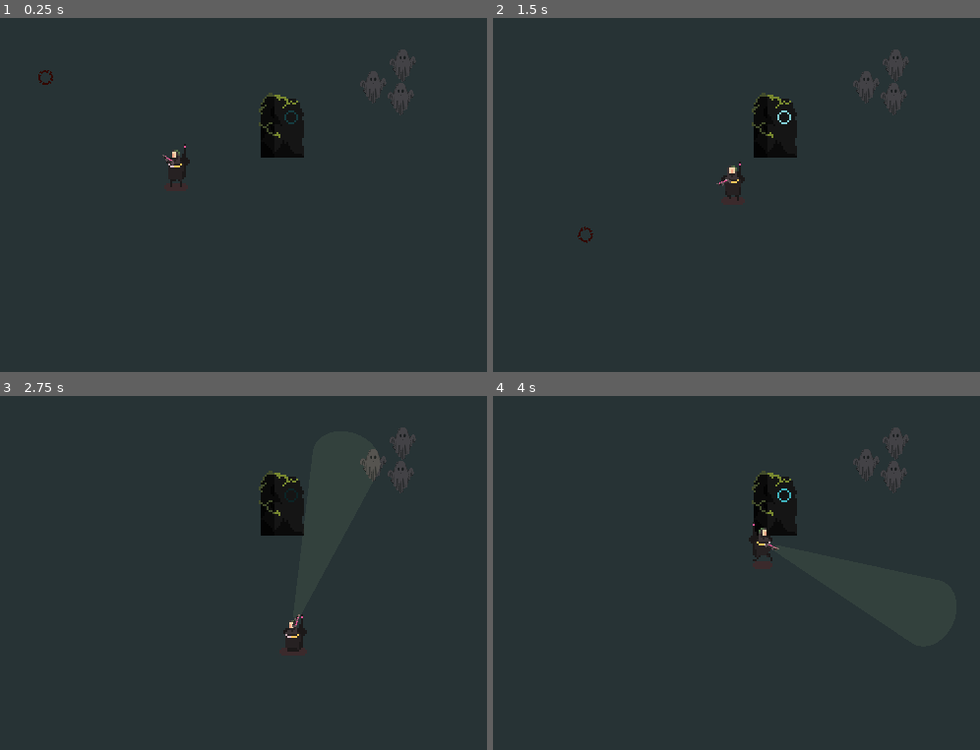
Above: before the commit, frames 1-4 (two rows, left to right).
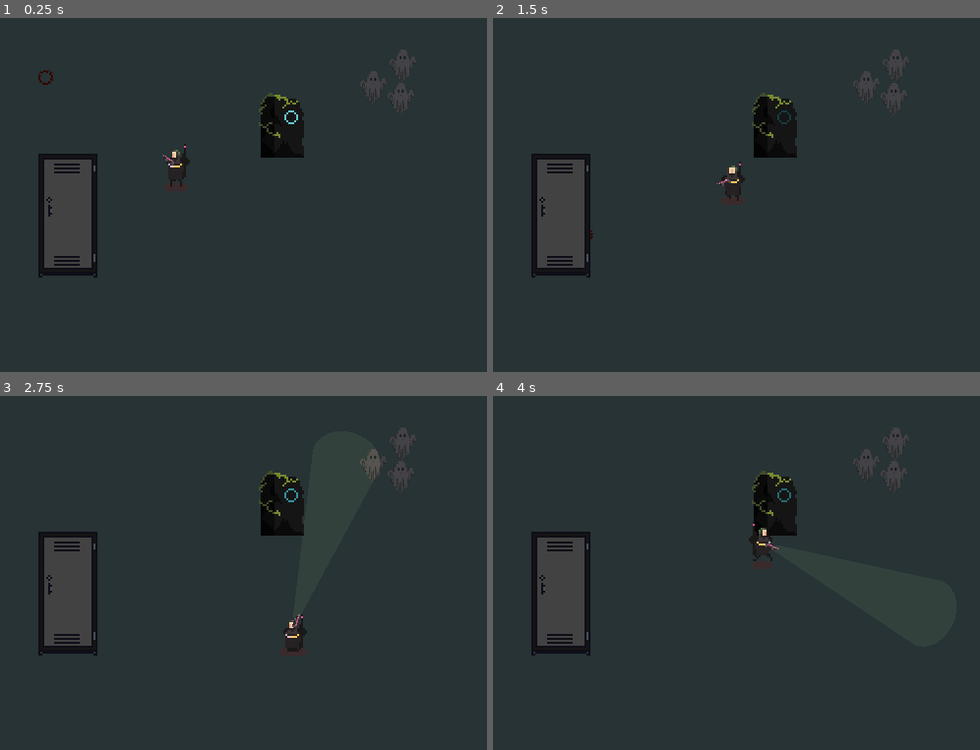
Above: after the commit, the same moments.

Repository: SeanTSinclair/Asylum
Game: Godot game, scene res://World.tscn
The game is run twice, just before and just after one commit, with the same random seed, the same clock (stepped at 60 frames per second) and the same inputs.
Inputs (mouse positions are in pixels of both pictures, inside the frame that each line leads up to):
- Up to frame 1 (0.25 s): no input
- Up to frame 2 (1.5 s): move the mouse to (902, 177) at 0.52 s; press the mouse at (902, 177) at 0.53 s; hold D (move_right) 0.53-1.28 s; move the mouse to (639, 212) at 1.27 s; release the mouse at (639, 212) at 1.28 s; hold S (move_down) from 1.28 s (still down); click (639, 212) at 1.35 s
- Up to frame 3 (2.75 s): move the mouse to (336, 495) at 2.02 s; release S (move_down) at 2.03 s; press the mouse at (336, 495) at 2.03 s; hold D (move_right) from 2.03 s (still down)
- Up to frame 4 (4 s): move the mouse to (731, 643) at 2.77 s; release D (move_right) at 2.78 s; release the mouse at (731, 643) at 2.78 s; hold W (move_up) 2.78-3.53 s; click (731, 643) at 2.85 s; move the mouse to (955, 626) at 3.52 s; press the mouse at (955, 626) at 3.53 s; hold A (move_left) from 3.53 s (still down)

The runs differ from the first frame. In frame 1, 4.2% of the frame differs, in the area x 7-62%, y 26-74%; in frame 2, 4.2%; in frame 3, 4.2%; in frame 4, 4.2%.

Commit message:
Added interaction system with a simple locker sprite to start with, will eventually be used to hide the player while in the hide state

Diff:
--- /dev/null
+++ b/Common/InteractionIcon.tscn
@@ -0,0 +1,6 @@
+[gd_scene load_steps=2 format=2]
+
+[ext_resource path="res://Common/Interaction.png" type="Texture" id=1]
+
+[node name="Sprite" type="Sprite"]
+texture = ExtResource( 1 )
--- /dev/null
+++ b/Objects/Locker.tscn
@@ -0,0 +1,20 @@
+[gd_scene load_steps=3 format=2]
+
+[ext_resource path="res://Objects/Locker.png" type="Texture" id=1]
+
+[sub_resource type="RectangleShape2D" id=1]
+extents = Vector2( 15, 31.5 )
+
+[node name="Locker" type="Area2D"]
+collision_layer = 33
+
+[node name="Sprite" type="Sprite" parent="."]
+modulate = Color( 0.458824, 0.458824, 0.458824, 1 )
+texture = ExtResource( 1 )
+
+[node name="CollisionShape2D" type="CollisionShape2D" parent="."]
+position = Vector2( 0, 0.5 )
+shape = SubResource( 1 )
+
+[node name="InteractionIconPosition" type="Position2D" parent="."]
+position = Vector2( 0, -40 )
--- /dev/null
+++ b/Player/InteractionController.gd
@@ -0,0 +1,40 @@
+extends Area2D
+
+onready var interaction_icon_instance = preload("res://Common/InteractionIcon.tscn")
+var interactables_in_range : Array = []
+var current_icon = null
+
+func _ready():
+	var check_timer = get_tree().create_timer(.2)
+	check_timer.connect("timeout", self, "update_interaction_icon")
+
+func update_interaction_icon():
+	if interactables_in_range.size() != 0:
+		var closest = get_nearest_interactable()
+		var position = closest.get_node("InteractionIconPosition").global_position
+		if position == null:
+			printerr("InteractionIconPosition node not present on " + closest.name)
+			return
+		current_icon = interaction_icon_instance.instance()
+		current_icon.global_position = position
+		get_tree().current_scene.add_child(current_icon)
+	elif current_icon != null:
+		current_icon.queue_free()
+		current_icon = null
+
+func get_nearest_interactable():
+		var closest = null
+		for interactable in interactables_in_range:
+			if closest == null:
+				closest = interactable
+			elif global_position.distance_to(interactable.global_position) < global_position.distance_to(closest.global_position):
+				closest = interactable
+		return closest
+
+func _on_InteractionController_area_entered(area):
+	interactables_in_range.append(area)
+	update_interaction_icon()
+
+func _on_InteractionController_area_exited(area):
+	interactables_in_range.remove(interactables_in_range.find(area))
+	update_interaction_icon()
--- a/Player/Player.gd
+++ b/Player/Player.gd
@@ -9,7 +9,7 @@
 onready var animation_state = animator.get("parameters/playback")
 
 var velocity : Vector2 = Vector2.ZERO
-var flashlight_direction : Vector2 = Vector2.DOWN
+var hiding : bool = false
 
 func _ready():
 	animator.active = true
@@ -27,7 +27,6 @@
 		sprite.flip_h = true
 		flashlight_sprite.flip_v = false
 
-
 func calculate_movement(input_vector, speed, stats, delta):
 	rotator.show_behind_parent = input_vector.y < 0
 	if input_vector != Vector2.ZERO:
--- a/Player/Player.tscn
+++ b/Player/Player.tscn
@@ -7,6 +7,7 @@
 [ext_resource path="res://Player/crosshair.png" type="Texture" id=5]
 [ext_resource path="res://Player/gun sprite PINK.png" type="Texture" id=6]
 [ext_resource path="res://Player/flashlight.png" type="Texture" id=7]
+[ext_resource path="res://Player/InteractionController.gd" type="Script" id=8]
 [ext_resource path="res://Player/Flashlight.gd" type="Script" id=9]
 
 [sub_resource type="CapsuleShape2D" id=1]
@@ -171,7 +172,11 @@
 
 [sub_resource type="AnimationNodeStateMachinePlayback" id=12]
 
+[sub_resource type="CircleShape2D" id=21]
+radius = 19.0263
+
 [node name="Player" type="KinematicBody2D"]
+collision_layer = 3
 script = ExtResource( 2 )
 
 [node name="Sprite" type="Sprite" parent="."]
@@ -181,7 +186,6 @@
 vframes = 6
 
 [node name="CollisionShape2D" type="CollisionShape2D" parent="."]
-visible = false
 position = Vector2( 0, 3 )
 shape = SubResource( 1 )
 
@@ -262,3 +266,15 @@
 collision_mask = 9
 collide_with_areas = true
 collide_with_bodies = false
+
+[node name="InteractionController" type="Area2D" parent="."]
+collision_layer = 0
+collision_mask = 32
+script = ExtResource( 8 )
+
+[node name="CollisionShape2D" type="CollisionShape2D" parent="InteractionController"]
+modulate = Color( 1, 1, 1, 0.25098 )
+shape = SubResource( 21 )
+
+[connection signal="area_entered" from="InteractionController" to="InteractionController" method="_on_InteractionController_area_entered"]
+[connection signal="area_exited" from="InteractionController" to="InteractionController" method="_on_InteractionController_area_exited"]
--- a/World.tscn
+++ b/World.tscn
@@ -1,8 +1,9 @@
-[gd_scene load_steps=15 format=2]
+[gd_scene load_steps=16 format=2]
 
 [ext_resource path="res://Player/Player.tscn" type="PackedScene" id=1]
 [ext_resource path="res://Ancient Rock Animations 36x51.png" type="Texture" id=2]
 [ext_resource path="res://Enemies/Ghost.tscn" type="PackedScene" id=3]
+[ext_resource path="res://Objects/Locker.tscn" type="PackedScene" id=4]
 
 [sub_resource type="AtlasTexture" id=1]
 atlas = ExtResource( 2 )
@@ -61,6 +62,9 @@
 
 [node name="YSort" type="YSort" parent="."]
 
+[node name="Locker" parent="YSort" instance=ExtResource( 4 )]
+position = Vector2( 56, 100 )
+
 [node name="Player" parent="YSort" instance=ExtResource( 1 )]
 position = Vector2( 111, 75 )
 
@@ -79,6 +83,7 @@
 [node name="AnimatedSprite" type="AnimatedSprite" parent="YSort/StuffInTheWay"]
 position = Vector2( 0, -9.5 )
 frames = SubResource( 9 )
+frame = 5
 playing = true
 
 [node name="LightOccluder2D" type="LightOccluder2D" parent="YSort/StuffInTheWay/AnimatedSprite"]
Binary file added: Common/Interaction.ase
Binary file added: Common/Interaction.png
Not shown, added: Common/Interaction.png.import
Binary file added: Objects/Locker.ase
Binary file added: Objects/Locker.png
Not shown, added: Objects/Locker.png.import
Not shown: 1 places in Player/Player.tscn that only renumber resources
